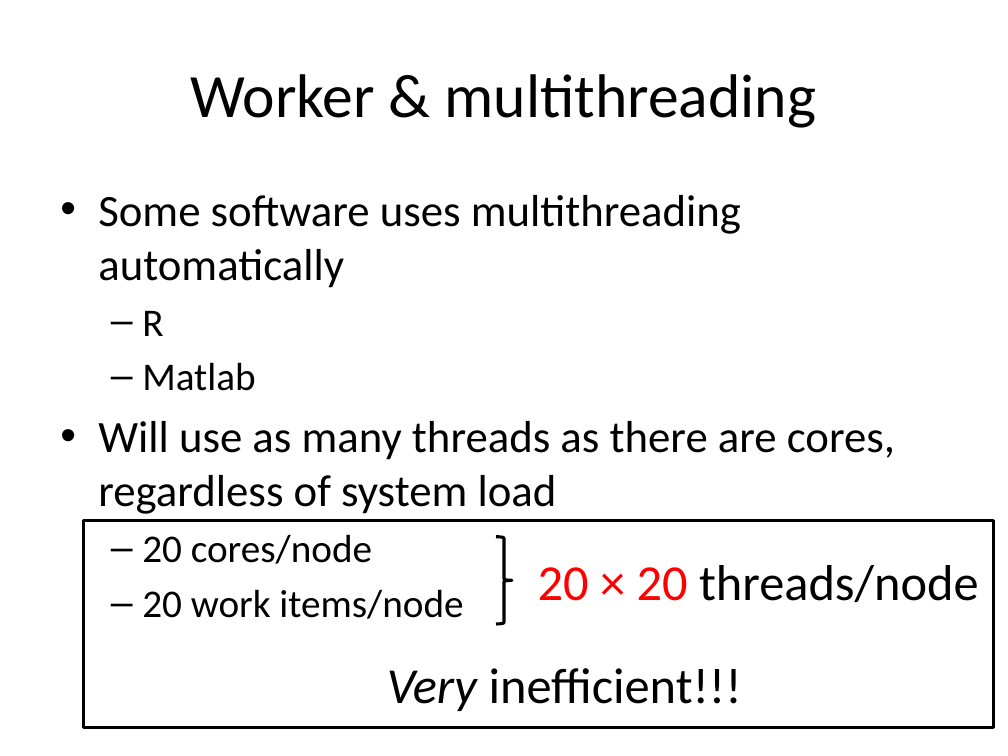
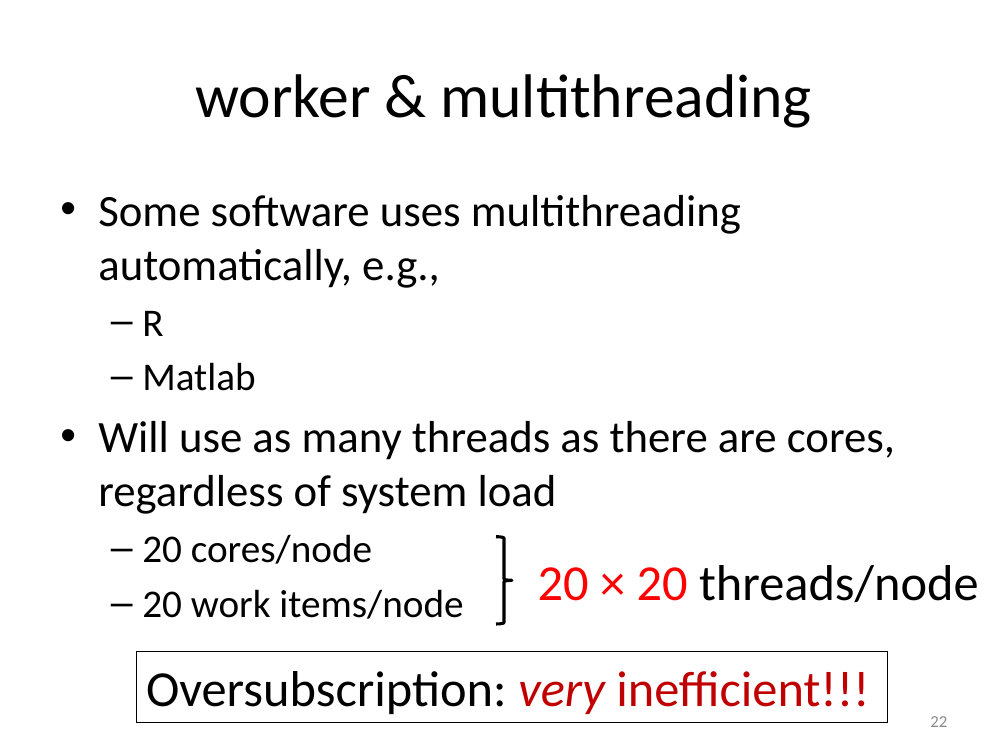
Before and after one commit to gjbex/worker, a slide deck: slide 22 of doc/worker.pptx (slide 18 before the commit). Drawn at 1008x756 pixels with LibreOffice and Linux fonts; fonts in the diff are those of the drawing. Boxes give left, top, right and bottom in pixels: in the first picture for what was removed or moved away, otherwise in the second. Text is boxed around its words. In the diff, an @@ line names an element or a change of style, - is before the commit and + after.

```diff
--- a/doc/worker.pptx
+++ b/doc/worker.pptx
@@ title at [195,74,811,128]: text changed @@
-Worker & multithreading
+worker & multithreading
@@ text at [98,195,741,288]: text changed @@
-• Some software uses multithreading automatically
+• Some software uses multithreading automatically, e.g.,
@@ rectangle removed at [84,521,994,728] @@
@@ rectangle "Oversubscription: very inefficient!!!": place and size @@
-rectangle "Oversubscription: very inefficient!!!" at [387,668,742,711]
+rectangle "Oversubscription: very inefficient!!!" at [136,651,888,723]
@@ rectangle "Oversubscription: very inefficient!!!" at [136,651,888,723]: outline none to #000000 0.75 pt @@
@@ text in rectangle at [146,671,869,714]: text changed; text colour #000000 to #C00000 @@
-Very inefficient!!!
+Oversubscription: very inefficient!!!
@@ page number added at [930,716,947,727], 12 pt, text #8C8C8C @@
+22
```
Also in this commit, not shown: 28 other slides changed, 2 slides added, 1 slide removed.
